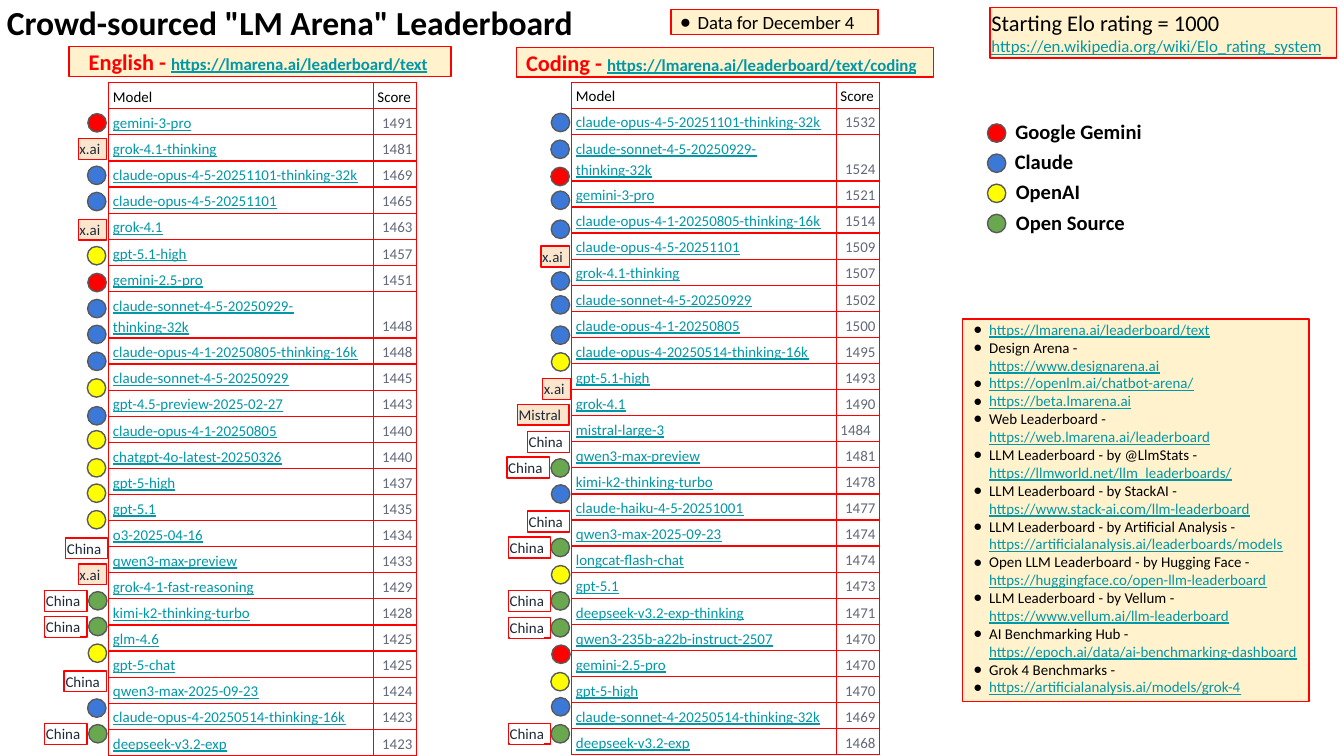
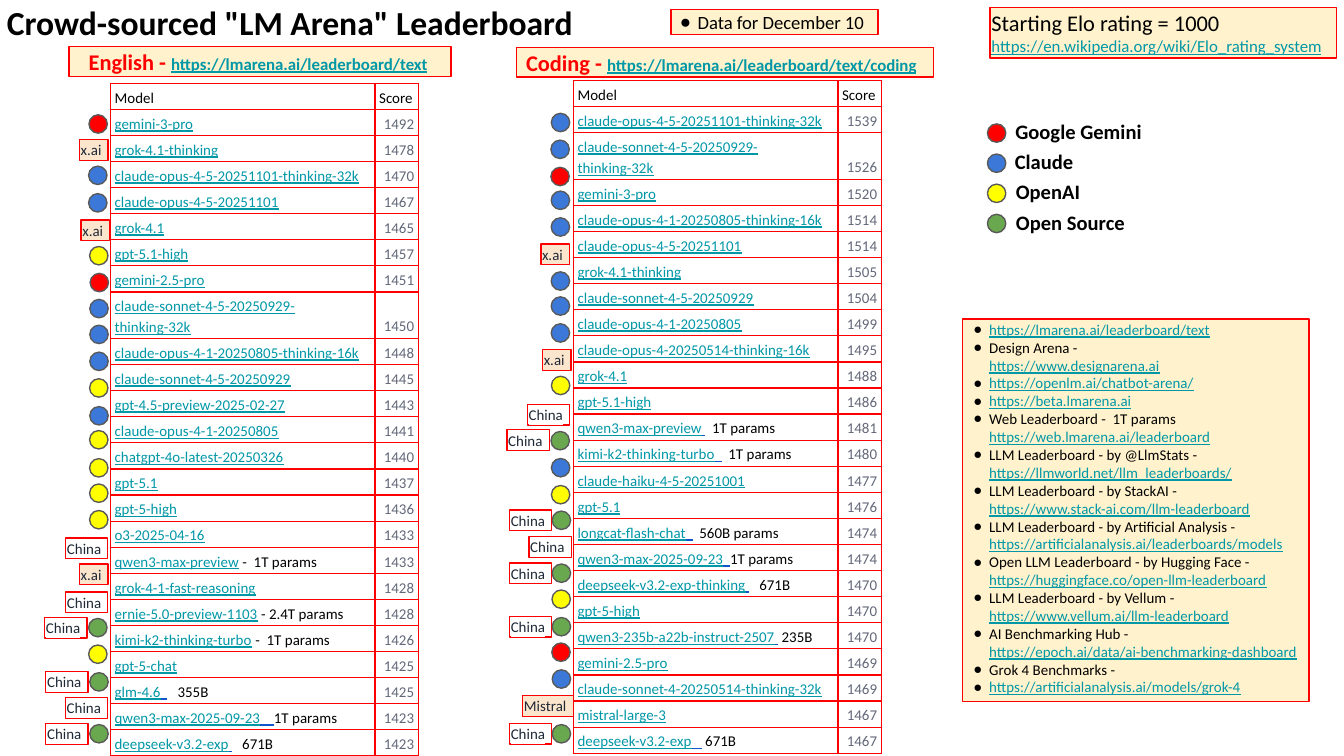
Before and after one commit to lselector/seminar, a slide deck: slide 2 of 2025/2025-12-12-AI-Updates.pptx. Drawn at 1344x756 pixels with LibreOffice and Linux fonts; fonts in the diff are those of the drawing. Boxes give left, top, right and bottom in pixels: in the first picture for what was removed or moved away, otherwise in the second. Text is boxed around its words. In the diff, an @@ line names an element or a change of style, - is before the commit and + after.

Commit message:
update

```diff
--- a/2025/2025-12-12-AI-Updates.pptx
+++ b/2025/2025-12-12-AI-Updates.pptx
@@ text in rectangle at <box>698,16,864,35</box>: text changed @@
-● Data for December 4
+● Data for December 10
@@ table at <box>110,83,418,756</box> @@
-row 2, column 2: 1491
+row 2, column 2: 1492
-row 3, column 2: 1481
+row 3, column 2: 1478
-row 4, column 2: 1469
+row 4, column 2: 1470
-row 5, column 2: 1465
+row 5, column 2: 1467
-row 6, column 2: 1463
+row 6, column 2: 1465
-row 9, column 2: 1448
+row 9, column 2: 1450
-row 13, column 2: 1440
+row 13, column 2: 1441
-row 15, column 1: gpt-5-high
+row 15, column 1: gpt-5.1
-row 16, column 1: gpt-5.1
+row 16, column 1: gpt-5-high
-row 16, column 2: 1435
+row 16, column 2: 1436
-row 17, column 2: 1434
+row 17, column 2: 1433
-row 18, column 1: qwen3-max-preview
+row 18, column 1: qwen3-max-preview - 1T params
-row 19, column 2: 1429
+row 19, column 2: 1428
-row 20, column 1: kimi-k2-thinking-turbo
+row 20, column 1: ernie-5.0-preview-1103 - 2.4T params
-row 21, column 1: glm-4.6
+row 21, column 1: kimi-k2-thinking-turbo - 1T params
-row 21, column 2: 1425
+row 21, column 2: 1426
-row 23, column 1: qwen3-max-2025-09-23
+row 23, column 1: glm-4.6 355B
-row 23, column 2: 1424
+row 23, column 2: 1425
-row 24, column 1: claude-opus-4-20250514-thinking-16k
+row 24, column 1: qwen3-max-2025-09-23 1T params
-row 25, column 1: deepseek-v3.2-exp
+row 25, column 1: deepseek-v3.2-exp 671B
@@ table at <box>574,81,882,753</box> @@
-row 2, column 2: 1532
+row 2, column 2: 1539
-row 3, column 2: 1524
+row 3, column 2: 1526
-row 4, column 2: 1521
+row 4, column 2: 1520
-row 6, column 2: 1509
+row 6, column 2: 1514
-row 7, column 2: 1507
+row 7, column 2: 1505
-row 8, column 2: 1502
+row 8, column 2: 1504
-row 9, column 2: 1500
+row 9, column 2: 1499
-row 11: gpt-5.1-high | 1493
-row 12: grok-4.1 | 1490
-row 13: mistral-large-3 | 1484
-row 14: qwen3-max-preview | 1481
-row 15: kimi-k2-thinking-turbo | 1478
+row 11: grok-4.1 | 1488
+row 12: gpt-5.1-high | 1486
+row 13: qwen3-max-preview 1T params | 1481
+row 14: kimi-k2-thinking-turbo 1T params | 1480
-row 17: qwen3-max-2025-09-23 | 1474
-row 18: longcat-flash-chat | 1474
-row 19: gpt-5.1 | 1473
-row 20: deepseek-v3.2-exp-thinking | 1471
-row 21: qwen3-235b-a22b-instruct-2507 | 1470
-row 22: gemini-2.5-pro | 1470
+row 16: gpt-5.1 | 1476
+row 17: longcat-flash-chat 560B params | 1474
+row 18: qwen3-max-2025-09-23 1T params | 1474
+row 19: deepseek-v3.2-exp-thinking 671B | 1470
+row 21: qwen3-235b-a22b-instruct-2507 235B | 1470
+row 22: gemini-2.5-pro | 1469
-row 25: deepseek-v3.2-exp | 1468
+row 24: mistral-large-3 | 1467
+row 25: deepseek-v3.2-exp 671B | 1467
@@ rectangle "x.ai": place and size @@
-rectangle "x.ai" at <box>543,379,571,399</box>
+rectangle "x.ai" at <box>543,349,571,370</box>
@@ rectangle "China": place and size @@
-rectangle "China" at <box>507,457,550,477</box>
+rectangle "China" at <box>527,405,570,425</box>
@@ text in rectangle at <box>989,413,1210,445</box>: text changed @@
-● Web Leaderboard -
-  https://web.lmarena.ai/leaderboard
+● Web Leaderboard - 1T params
+  https://web.lmarena.ai/leaderboard
@@ 2 ellipses, 1 rectangle: place and size @@
-2 ellipses, 1 rectangle at <box>508,458,570,610</box>
+2 ellipses, 1 rectangle at <box>509,431,570,583</box>
@@ 3 rectangles: place and size @@
-3 rectangles at <box>65,431,570,691</box>
+3 rectangles at <box>46,430,551,692</box>
@@ ellipse: place and size @@
-ellipse at <box>551,672,570,691</box>
+ellipse at <box>551,485,570,504</box>
@@ rectangle "China": place and size @@
-rectangle "China" at <box>508,538,550,558</box>
+rectangle "China" at <box>530,536,573,556</box>
@@ ellipse: place and size @@
-ellipse at <box>551,591,570,610</box>
+ellipse at <box>552,511,571,530</box>
@@ 3 ellipses: place and size @@
-3 ellipses at <box>551,352,570,585</box>
+3 ellipses at <box>551,376,571,609</box>
@@ rectangle "China": place and size @@
-rectangle "China" at <box>44,590,86,610</box>
+rectangle "China" at <box>66,591,108,612</box>
@@ ellipse: place and size @@
-ellipse at <box>89,591,108,610</box>
+ellipse at <box>90,673,109,692</box>
@@ ellipse: place and size @@
-ellipse at <box>551,698,570,716</box>
+ellipse at <box>552,669,571,688</box>
@@ rectangle added at <box>66,698,108,718</box>, outline #FF0000 0.75 pt, 8 pt, text #1F2937 @@
+China
@@ ellipse removed at <box>87,699,106,718</box> @@
@@ rectangle "Mistral": place and size @@
-rectangle "Mistral" at <box>517,405,569,425</box>
+rectangle "Mistral" at <box>523,695,574,715</box>
```
Also in this commit, not shown: 18 other slides changed, 5 slides added, 1 slide removed.
